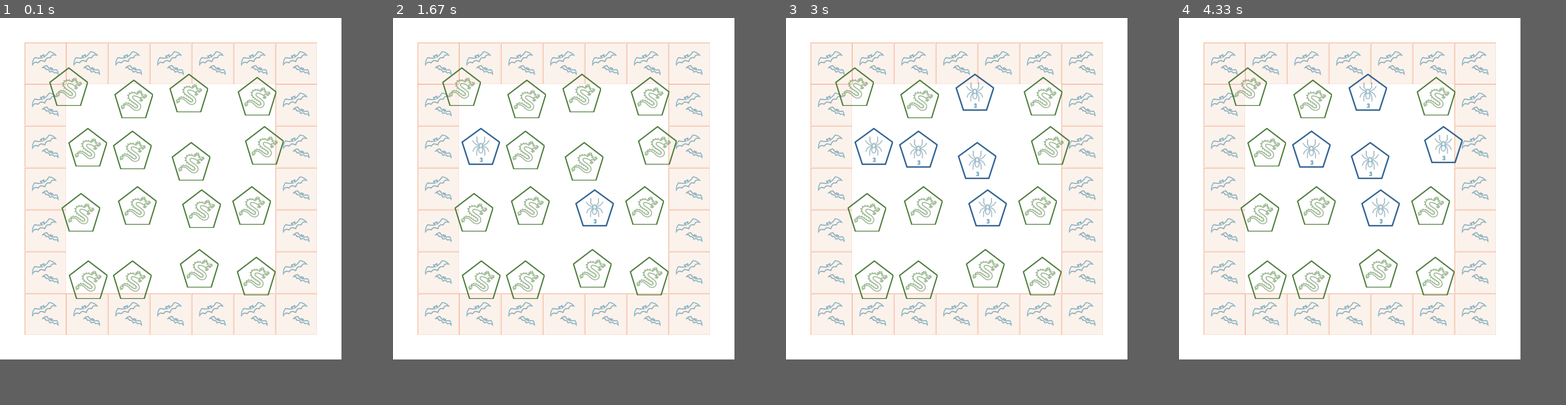
Above: before the commit, frames 1-4 (left to right).
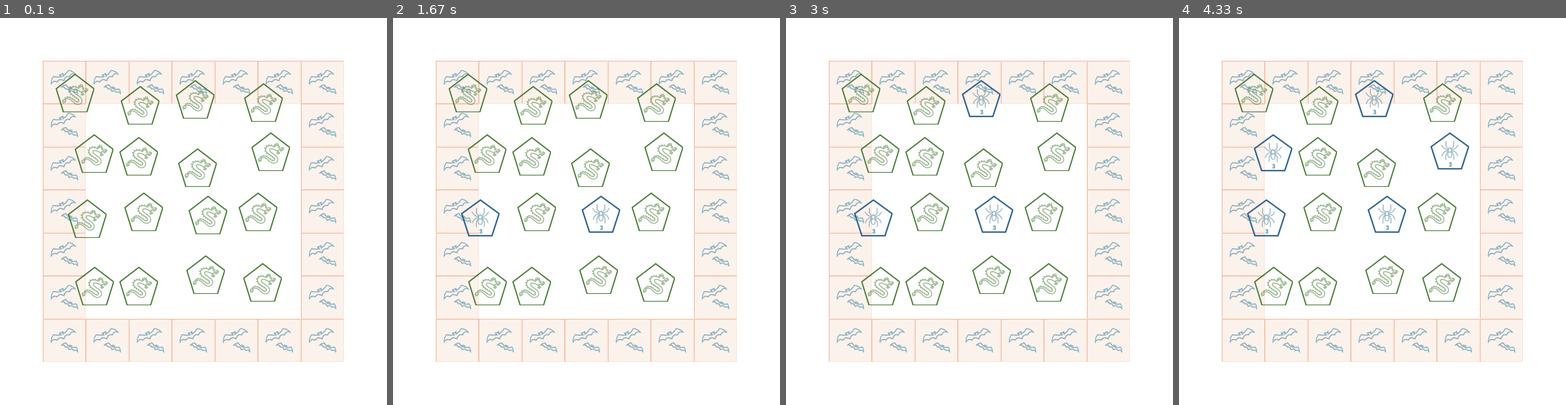
Above: after the commit, the same moments.

Repository: DesmondChongQiXiang/FIT3077
Game: pygame game, started from Sprint2_Game/main.py
Same seed, same stepped clock (60 frames per second), same inputs: the game is played once before the commit and once after it.
Inputs (mouse positions are in pixels of both pictures, inside the frame that each line leads up to):
- Up to frame 1 (0.1 s): no input
- Up to frame 2 (1.67 s): click (586, 211) at 0.38 s; click (493, 215) at 0.72 s; click (466, 153) at 1.05 s; click (729, 346) at 1.38 s
- Up to frame 3 (3 s): click (987, 79) at 1.72 s; click (960, 312) at 2.05 s; click (967, 145) at 2.38 s; click (925, 130) at 2.72 s
- Up to frame 4 (4.33 s): click (1473, 176) at 3.05 s; click (1492, 203) at 3.38 s; click (1453, 141) at 3.72 s; click (1260, 137) at 4.05 s
In our replay, the window is 750x750 before the commit and 850x850 after it. These sizes can differ from the game's own. Grey fills any space a smaller window leaves; there, only what the larger window draws over its background counts as a difference.

The runs differ from the first frame. In frame 1, 15% of the frame differs, in the area x 6-89%, y 6-89%; in frame 2, 15%; in frame 3, 15%; in frame 4, 15%.

Commit message:
default game board now correctly accounts for a cave on each dimension when drawing

Diff:
--- a/Sprint2_Game/core/GameConfig.py
+++ b/Sprint2_Game/core/GameConfig.py
@@ -8,8 +8,8 @@
 # GAME SETTINGS: Edit to change the settings of the game
 
 
-SCREEN_WIDTH = 750  # Screen width in px
-SCREEN_HEIGHT = 750  # Screen height in px
+SCREEN_WIDTH = 850  # Screen width in px
+SCREEN_HEIGHT = 850  # Screen height in px
 FRAMES_PER_SECOND = 60  # FPS the game should run at
 
 
--- a/Sprint2_Game/game_objects/game_board/DefaultGameBoard.py
+++ b/Sprint2_Game/game_objects/game_board/DefaultGameBoard.py
@@ -86,11 +86,19 @@
 
         Author: Shen
         """
+        # calculate dimensions for drawing
         width, height = PygameScreenController_instance().get_screen_size()
-        main_width, main_height = width - width // DefaultGameBoard.DIMENSION_CELL_COUNT, height - height // DefaultGameBoard.DIMENSION_CELL_COUNT
+        main_width, main_height = width - 2 * (width // (DefaultGameBoard.DIMENSION_CELL_COUNT + 2)), height - 2 * (
+            height // (DefaultGameBoard.DIMENSION_CELL_COUNT + 2)
+        )  # + 2 to account for caves on each dimension
         square_size: float = main_width / DefaultGameBoard.DIMENSION_CELL_COUNT
         main_x, main_y = get_coords_for_center_drawing_in_rect((0, 0), (width, height), (main_width, main_height))
-        main_x0, main_x1, main_y0, main_y1 = main_x, main_x + DefaultGameBoard.DIMENSION_CELL_COUNT * square_size, main_y, main_y + DefaultGameBoard.DIMENSION_CELL_COUNT * square_size
+        main_x0, main_x1, main_y0, main_y1 = (
+            main_x,
+            main_x + DefaultGameBoard.DIMENSION_CELL_COUNT * square_size,
+            main_y,
+            main_y + DefaultGameBoard.DIMENSION_CELL_COUNT * square_size,
+        )
 
         draw_instructions: list[DrawAssetInstruction] = []
 
